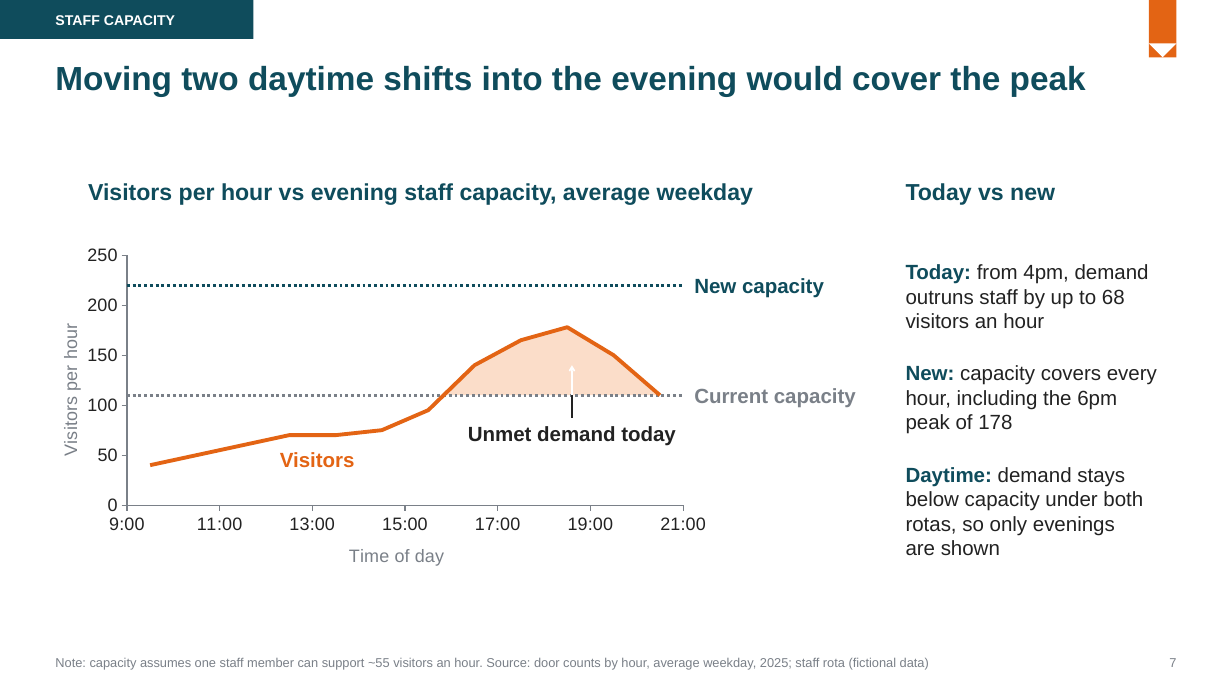
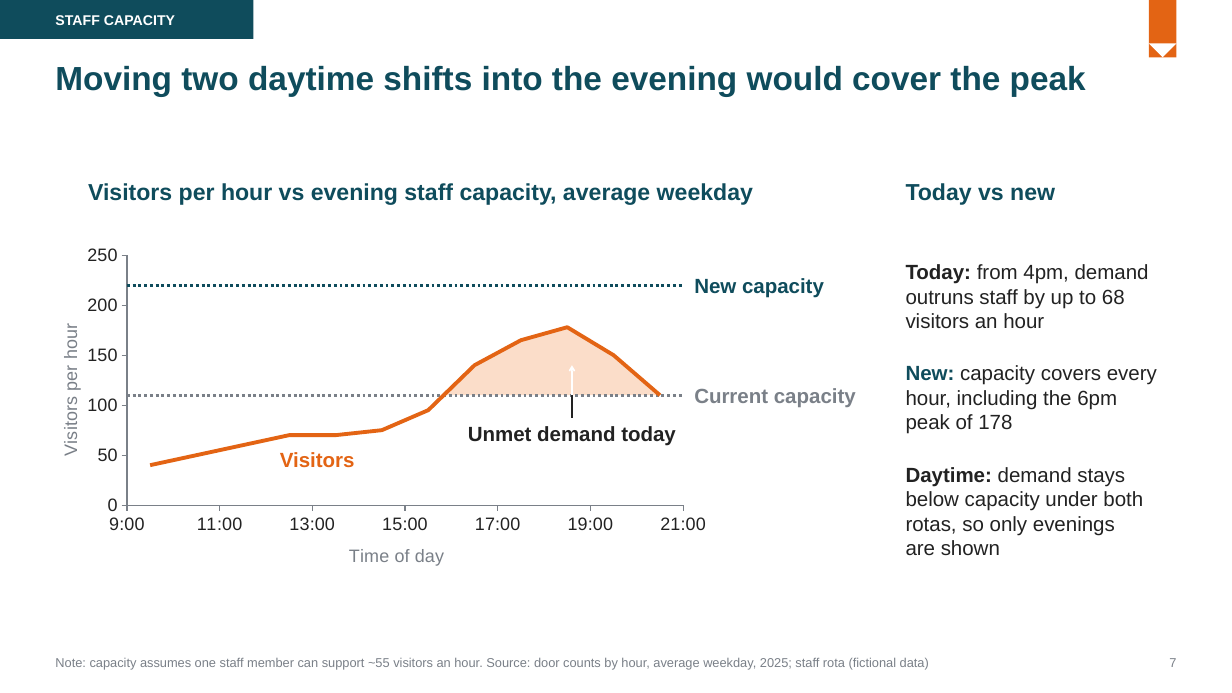
Before and after one commit to bmc-marshall/slidewell, a slide deck: slide 7 of slidewell/examples/library-recommendation.pptx. Drawn at 1232x693 pixels with LibreOffice and Linux fonts; fonts in the diff are those of the drawing. Boxes give left, top, right and bottom in pixels: in the first picture for what was removed or moved away, otherwise in the second. Text is boxed around its words. In the diff, an @@ line names an element or a change of style, - is before the commit and + after.

```diff
--- a/slidewell/examples/library-recommendation.pptx
+++ b/slidewell/examples/library-recommendation.pptx
@@ text "Today: from 4pm, demand outruns ..." at (x1=906, y1=264, x2=1149, y2=328): text colour #0F4C5C to #222222 in "Today:" @@
@@ text "Daytime: demand stays below capacity ..." at (x1=906, y1=467, x2=1143, y2=555): text colour #0F4C5C to #222222 in "Daytime:" @@
```
Also in this commit, not shown: 33 other files.
